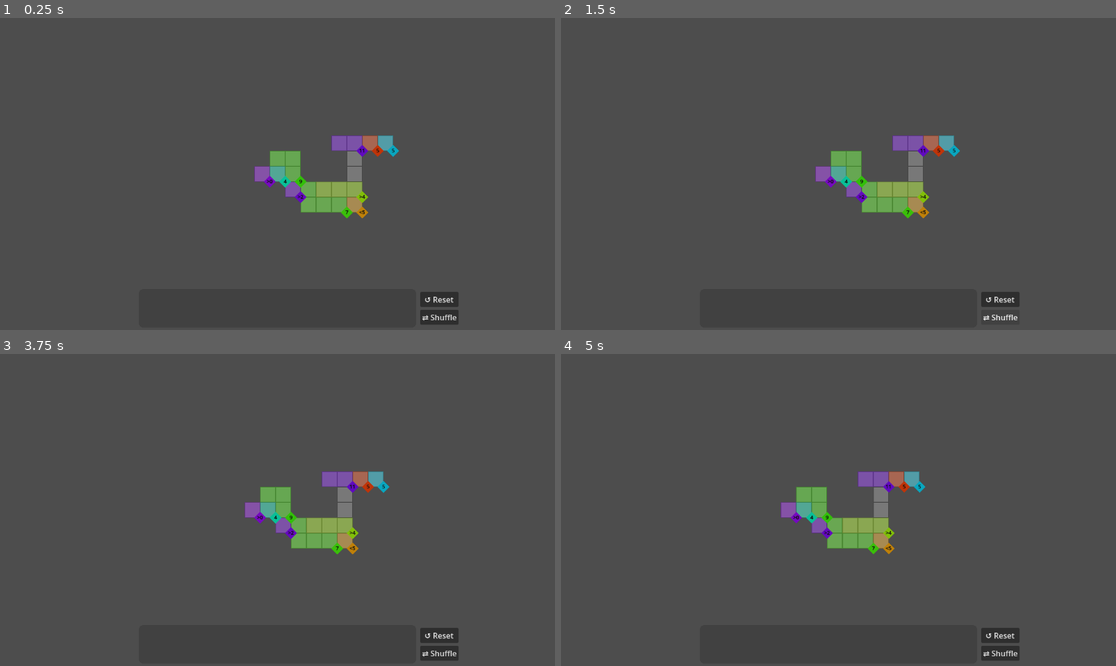
Above: before the commit, frames 1-4 (two rows, left to right).
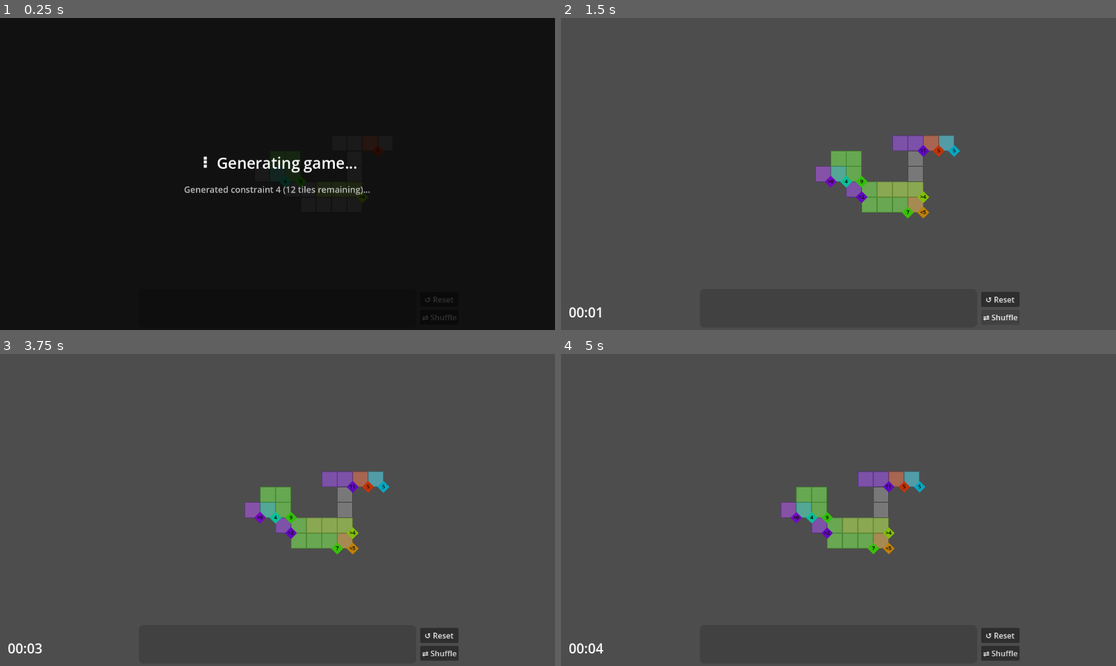
Above: after the commit, the same moments.

Repository: Javen-W/Ritz
Game: Godot game, scene res://game.tscn
Same seed, same stepped clock (60 frames per second), same inputs: the game is played once before the commit and once after it.
Inputs (mouse positions are in pixels of both pictures, inside the frame that each line leads up to):
- Up to frame 1 (0.25 s): no input
- Up to frame 2 (1.5 s): click "↺ Reset" at 0.5 s; click "⇄ Shuffle" at 1.25 s
- Up to frame 3 (3.75 s): tap Enter at 2 s; drag from (277, 644) to (277, 510) at 2.02 s; tap Space (ui_select) at 2.75 s; drag from (277, 503) to (249, 572) at 2.77 s; move the mouse to (316, 644) at 3.52 s; hold Right (ui_right) from 3.53 s (still down); click (316, 644) at 3.67 s
- Up to frame 4 (5 s): release Right (ui_right) at 4.25 s; drag from (910, 644) to (788, 510) at 4.27 s

The runs differ from the first frame. In frame 1, 100% of the frame differs, in the area x 0-100%, y 0-100%; in frame 2, 0.1%; in frame 3, 0.1%; in frame 4, 0.1%.

Commit message:
Add Game State FSM: GENERATING/ACTIVE/FINISHED states, async generation, HUD overlay, timer, and win popup
Co-authored-by: Javen-W <21213702+Javen-W@users.noreply.github.com>

Diff:
--- a/domino.gd
+++ b/domino.gd
@@ -59,6 +59,8 @@
 	rotate(deg_to_rad(90.0)) # (Negative -> CCW).
 
 func _unhandled_input(event: InputEvent) -> void:
+	if GameSignalbus.interaction_blocked:
+		return
 	if event is InputEventMouseMotion:
 		# Start dragging only once the mouse has moved far enough from the press point
 		if _mouse_pressed and not is_picked and Domino.selected_domino == self:
@@ -75,6 +77,8 @@
 				domino_released.emit()
 
 func _on_mouse_area_2d_input_event(viewport: Node, event: InputEvent, shape_idx: int) -> void:
+	if GameSignalbus.interaction_blocked:
+		return
 	if event is InputEventMouseButton and event.button_index == MOUSE_BUTTON_LEFT:
 		if event.double_click:
 			_mouse_pressed = false
--- a/domino_panel.gd
+++ b/domino_panel.gd
@@ -40,7 +40,7 @@
 	shuffle_btn.text = "⇄ Shuffle"
 	shuffle_btn.focus_mode = Control.FOCUS_NONE
 	_button_container.add_child(shuffle_btn)
-	shuffle_btn.pressed.connect(shuffle_stack)
+	shuffle_btn.pressed.connect(_on_shuffle_button_pressed)
 
 	GameSignalbus.domino_generated.connect(_on_domino_generated)
 	GameSignalbus.domino_unassigned.connect(_on_domino_unassigned)
@@ -188,5 +188,12 @@
 		add_domino_to_stack(domino)
 	print("DominoPanel: Reset %d placed dominos back to panel" % to_reset.size())
 
+func _on_shuffle_button_pressed() -> void:
+	if GameSignalbus.interaction_blocked:
+		return
+	shuffle_stack()
+
 func _on_reset_button_pressed() -> void:
+	if GameSignalbus.interaction_blocked:
+		return
 	reset_all_dominos()
--- a/game.gd
+++ b/game.gd
@@ -1,5 +1,7 @@
 extends Node2D
 class_name Game
+
+enum GameState { GENERATING, ACTIVE, FINISHED }
 
 @export var MAP_SIZE := 30
 @export var NUMBER_DOMINOS := 10
@@ -35,6 +37,10 @@
 var camera_center: Vector2
 const CAMERA_SPEED: float = 200.0  # pixels per second
 
+# Game state
+var current_state: GameState = GameState.GENERATING
+var elapsed_time: float = 0.0
+
 func _ready() -> void:
 	# Init game.
 	rng.seed = hash(SEED)
@@ -51,14 +57,54 @@
 	GameSignalbus.domino_assigned.connect(_on_domino_assigned)
 	GameSignalbus.domino_unassigned.connect(_on_domino_unassigned)
 
-	# Generate game.
-	generate_tiles()
-	generate_constraints()
+	# Kick off async game generation.
+	_generate_game_async()
+
+# --------------------------------------------------------------
+# Game state FSM
+# --------------------------------------------------------------
+func _set_state(state: GameState) -> void:
+	current_state = state
+	match state:
+		GameState.GENERATING:
+			GameSignalbus.interaction_blocked = true
+		GameState.ACTIVE:
+			GameSignalbus.interaction_blocked = false
+			elapsed_time = 0.0
+		GameState.FINISHED:
+			GameSignalbus.interaction_blocked = true
+	GameSignalbus.emit_game_state_changed(state)
+	const STATE_NAMES := ["GENERATING", "ACTIVE", "FINISHED"]
+	print("Game: State → %s" % STATE_NAMES[state])
+
+# --------------------------------------------------------------
+# Async game generation
+# --------------------------------------------------------------
+func _generate_game_async() -> void:
+	_set_state(GameState.GENERATING)
+	GameSignalbus.emit_generation_update("Starting generation...")
+	await get_tree().process_frame
+
+	await _generate_tiles_async()
+
+	GameSignalbus.emit_generation_update("Generating constraints...")
+	await get_tree().process_frame
+
+	await _generate_constraints_async()
+
+	GameSignalbus.emit_generation_update("Generation complete!")
+	await get_tree().process_frame
+
 	print("Game: Generated %d tiles, %d dominos, %d constraints (seed=%d)" % [
 		grid.size(), NUMBER_DOMINOS, constraints.size(), SEED
 	])
+	_set_state(GameState.ACTIVE)
 
 func _process(delta: float) -> void:
+	# Advance the play timer only while the game is active.
+	if current_state == GameState.ACTIVE:
+		elapsed_time += delta
+
 	var camera_input = Vector2.ZERO
 
 	# Get input
@@ -115,6 +161,7 @@
 	var all_conditions_met := validate_win_conditions()
 	if all_conditions_met:
 		print("Game: 🎉 All constraints satisfied — you win!")
+		_set_state(GameState.FINISHED)
 		GameSignalbus.emit_game_won()
 	elif placed_count == NUMBER_DOMINOS:
 		print("Game: All dominos placed but constraints not yet satisfied")
@@ -135,10 +182,11 @@
 	return true
 
 # --------------------------------------------------------------
-# Generate snake-like path of dominoes (2 tiles each)
-# --------------------------------------------------------------
-func generate_tiles() -> void:
+# Generate snake-like path of dominoes (2 tiles each) — async
+# --------------------------------------------------------------
+func _generate_tiles_async() -> void:
 	var pos := Vector2i(MAP_SIZE / 2, MAP_SIZE / 2)
+	var domino_count := 0
 
 	while grid.size() < NUMBER_DOMINOS * 2:
 		# Set position-1
@@ -171,6 +219,13 @@
 		# Generate domino
 		var is_horizontal = abs(pos2 - pos1) == Vector2i(1, 0)
 		var domino := generate_domino(tile1, tile2, is_horizontal)
+
+		domino_count += 1
+		GameSignalbus.emit_generation_update(
+			"Generated domino %d / %d..." % [domino_count, NUMBER_DOMINOS]
+		)
+		# Yield a frame so the overlay updates and tiles become visible incrementally.
+		await get_tree().process_frame
 
 		# Update next position
 		if rng.randf() < 0.5:
@@ -220,13 +275,15 @@
 	return domino
 
 # --------------------------------------------------------------
-# Generate non-overlapping constraints
-# --------------------------------------------------------------
-func generate_constraints() -> void:
+# Generate non-overlapping constraints — async
+# --------------------------------------------------------------
+func _generate_constraints_async() -> void:
 	var remaining_tiles : Array = grid.keys().duplicate()
 
 	const MIN_SIZE := 1
 	const MAX_SIZE := 6
+
+	var constraint_count := 0
 
 	# Populate constraints
 	while remaining_tiles.size() >= MIN_SIZE:
@@ -268,6 +325,12 @@
 		c.generate(rng)
 		constraint_nodes.add_child(c)
 		constraints.append(c)
+
+		constraint_count += 1
+		GameSignalbus.emit_generation_update(
+			"Generated constraint %d (%d tiles remaining)..." % [constraint_count, remaining_tiles.size()]
+		)
+		await get_tree().process_frame
 
 func shuffle_array(a: Array) -> Array:
 	var t = a.duplicate()
--- a/game.tscn
+++ b/game.tscn
@@ -3,6 +3,7 @@
 [ext_resource type="Script" uid="uid://ba7jsd4138l65" path="res://game.gd" id="1_80nbo"]
 [ext_resource type="FastNoiseLite" uid="uid://cdnr10focog76" path="res://dot_noise.tres" id="2_e2o6t"]
 [ext_resource type="PackedScene" uid="uid://u0dj7t4cpuib" path="res://domino_panel.tscn" id="3_qwf2d"]
+[ext_resource type="Script" uid="uid://cgmxf8o3nvkry" path="res://game_hud.gd" id="4_hud01"]
 
 [node name="Game" type="Node2D" unique_id=1647598395]
 script = ExtResource("1_80nbo")
@@ -18,3 +19,6 @@
 [node name="Constraints" type="Node2D" parent="." unique_id=1621046714]
 
 [node name="DominoPanel" parent="." unique_id=238600838 instance=ExtResource("3_qwf2d")]
+
+[node name="GameHUD" type="CanvasLayer" parent="." unique_id=987654321]
+script = ExtResource("4_hud01")
--- /dev/null
+++ b/game_hud.gd
@@ -0,0 +1,203 @@
+extends CanvasLayer
+class_name GameHUD
+
+# Loading overlay nodes
+var _loading_overlay: ColorRect
+var _loading_title: Label
+var _loading_status: Label
+
+# Bottom-left timer display
+var _timer_label: Label
+
+# Win popup nodes
+var _win_overlay: ColorRect
+var _win_message_label: Label
+
+# Spinner animation
+const SPINNER_CHARS: Array = ["⠋", "⠙", "⠹", "⠸", "⠼", "⠴", "⠦", "⠧", "⠇", "⠏"]
+const SPINNER_INTERVAL: float = 0.08
+const HUD_LAYER: int = 100
+const SUCCESS_COLOR := Color(0.2, 0.95, 0.3, 1.0)
+var _spinner_idx: int = 0
+var _spinner_time: float = 0.0
+
+# Internal elapsed time (tracks Active state duration for display)
+var _elapsed: float = 0.0
+var _is_timing: bool = false
+
+
+func _ready() -> void:
+	layer = HUD_LAYER
+	_build_loading_overlay()
+	_build_timer_display()
+	_build_win_popup()
+
+	GameSignalbus.game_state_changed.connect(_on_game_state_changed)
+	GameSignalbus.generation_update.connect(_on_generation_update)
+	GameSignalbus.game_won.connect(_on_game_won)
+
+# --------------------------------------------------------------
+# Build loading overlay (shown during GENERATING state)
+# --------------------------------------------------------------
+func _build_loading_overlay() -> void:
+	_loading_overlay = ColorRect.new()
+	_loading_overlay.color = Color(0.0, 0.0, 0.0, 0.78)
+	_loading_overlay.anchor_right = 1.0
+	_loading_overlay.anchor_bottom = 1.0
+	_loading_overlay.visible = true
+	add_child(_loading_overlay)
+
+	var center := CenterContainer.new()
+	center.anchor_right = 1.0
+	center.anchor_bottom = 1.0
+	_loading_overlay.add_child(center)
+
+	var vbox := VBoxContainer.new()
+	vbox.alignment = BoxContainer.ALIGNMENT_CENTER
+	vbox.add_theme_constant_override("separation", 20)
+	center.add_child(vbox)
+
+	_loading_title = Label.new()
+	_loading_title.text = "⠋  Generating game..."
+	_loading_title.horizontal_alignment = HORIZONTAL_ALIGNMENT_CENTER
+	_loading_title.add_theme_font_size_override("font_size", 32)
+	_loading_title.add_theme_color_override("font_color", Color.WHITE)
+	vbox.add_child(_loading_title)
+
+	_loading_status = Label.new()
+	_loading_status.text = "Starting..."
+	_loading_status.horizontal_alignment = HORIZONTAL_ALIGNMENT_CENTER
+	_loading_status.add_theme_font_size_override("font_size", 18)
+	_loading_status.add_theme_color_override("font_color", Color(0.75, 0.75, 0.75, 1.0))
+	vbox.add_child(_loading_status)
+
+# --------------------------------------------------------------
+# Build timer label (bottom-left corner, shown during ACTIVE / FINISHED)
+# --------------------------------------------------------------
+func _build_timer_display() -> void:
+	_timer_label = Label.new()
+	_timer_label.anchor_left   = 0.0
+	_timer_label.anchor_right  = 0.0
+	_timer_label.anchor_top    = 1.0
+	_timer_label.anchor_bottom = 1.0
+	_timer_label.offset_left   = 16.0
+	_timer_label.offset_right  = 220.0
+	_timer_label.offset_top    = -56.0
+	_timer_label.offset_bottom = -12.0
+	_timer_label.text = "00:00"
+	_timer_label.add_theme_font_size_override("font_size", 28)
+	_timer_label.add_theme_color_override("font_color", Color.WHITE)
+	_timer_label.visible = false
+	add_child(_timer_label)
+
+# --------------------------------------------------------------
+# Build win popup (shown on FINISHED state)
+# --------------------------------------------------------------
+func _build_win_popup() -> void:
+	_win_overlay = ColorRect.new()
+	_win_overlay.color = Color(0.0, 0.0, 0.0, 0.55)
+	_win_overlay.anchor_right = 1.0
+	_win_overlay.anchor_bottom = 1.0
+	_win_overlay.visible = false
+	add_child(_win_overlay)
+
+	var center := CenterContainer.new()
+	center.anchor_right = 1.0
+	center.anchor_bottom = 1.0
+	_win_overlay.add_child(center)
+
+	var panel := PanelContainer.new()
+	center.add_child(panel)
+
+	var margin := MarginContainer.new()
+	margin.add_theme_constant_override("margin_left",   52)
+	margin.add_theme_constant_override("margin_right",  52)
+	margin.add_theme_constant_override("margin_top",    36)
+	margin.add_theme_constant_override("margin_bottom", 36)
+	panel.add_child(margin)
+
+	var vbox := VBoxContainer.new()
+	vbox.alignment = BoxContainer.ALIGNMENT_CENTER
+	vbox.add_theme_constant_override("separation", 18)
+	margin.add_child(vbox)
+
+	var title := Label.new()
+	title.text = "🎉  Puzzle Complete!"
+	title.horizontal_alignment = HORIZONTAL_ALIGNMENT_CENTER
+	title.add_theme_font_size_override("font_size", 40)
+	title.add_theme_color_override("font_color", SUCCESS_COLOR)
+	vbox.add_child(title)
+
+	_win_message_label = Label.new()
+	_win_message_label.text = "Completed in 00:00"
+	_win_message_label.horizontal_alignment = HORIZONTAL_ALIGNMENT_CENTER
+	_win_message_label.add_theme_font_size_override("font_size", 26)
+	_win_message_label.add_theme_color_override("font_color", Color.WHITE)
+	vbox.add_child(_win_message_label)
+
+# --------------------------------------------------------------
+# Per-frame updates: spinner animation + timer countdown
+# --------------------------------------------------------------
+func _process(delta: float) -> void:
+	# Animate the loading spinner
+	if _loading_overlay.visible:
+		_spinner_time += delta
+		if _spinner_time >= SPINNER_INTERVAL:
+			_spinner_time -= SPINNER_INTERVAL
+			_spinner_idx = (_spinner_idx + 1) % SPINNER_CHARS.size()
+			_loading_title.text = SPINNER_CHARS[_spinner_idx] + "  Generating game..."
+
+	# Advance internal timer during the Active state
+	if _is_timing:
+		_elapsed += delta
+		_refresh_timer_label()
+
+# --------------------------------------------------------------
+# Helpers
+# --------------------------------------------------------------
+func _refresh_timer_label() -> void:
+	var total_secs := int(_elapsed)
+	var mins := total_secs / 60
+	var secs := total_secs % 60
+	_timer_label.text = "%02d:%02d" % [mins, secs]
+
+# --------------------------------------------------------------
+# Signal handlers
+# --------------------------------------------------------------
+func _on_game_state_changed(state: int) -> void:
+	match state:
+		Game.GameState.GENERATING:
+			_loading_overlay.visible = true
+			_timer_label.visible = false
+			_win_overlay.visible = false
+			_is_timing = false
+			_elapsed = 0.0
+
+		Game.GameState.ACTIVE:
+			_loading_overlay.visible = false
+			_timer_label.visible = true
+			_timer_label.add_theme_color_override("font_color", Color.WHITE)
+			_win_overlay.visible = false
+			_is_timing = true
+			_elapsed = 0.0
+
+		Game.GameState.FINISHED:
+			_is_timing = false
+			_loading_overlay.visible = false
+			_timer_label.visible = true
+			_timer_label.add_theme_color_override("font_color", SUCCESS_COLOR)
+			# Win popup is shown by _on_game_won; just make sure overlay is hidden here
+			_win_overlay.visible = false
+
+func _on_generation_update(message: String) -> void:
+	if _loading_status:
+		_loading_status.text = message
+
+func _on_game_won() -> void:
+	# Freeze the final timer value and display the win popup.
+	_refresh_timer_label()
+	var total_secs := int(_elapsed)
+	var mins := total_secs / 60
+	var secs := total_secs % 60
+	_win_message_label.text = "Completed in %02d:%02d" % [mins, secs]
+	_win_overlay.visible = true
--- a/game_signalbus.gd
+++ b/game_signalbus.gd
@@ -4,6 +4,11 @@
 signal domino_assigned(domino: Domino)
 signal domino_unassigned(domino: Domino)
 signal game_won()
+signal game_state_changed(state: int)
+signal generation_update(message: String)
+
+# Starts true so the game is fully blocked until it transitions to ACTIVE state.
+var interaction_blocked: bool = true
 
 
 func emit_domino_generated(domino: Domino) -> void:
@@ -17,3 +22,9 @@
 
 func emit_game_won() -> void:
 	game_won.emit()
+
+func emit_game_state_changed(state: int) -> void:
+	game_state_changed.emit(state)
+
+func emit_generation_update(message: String) -> void:
+	generation_update.emit(message)
Not shown, added: game_hud.gd.uid
